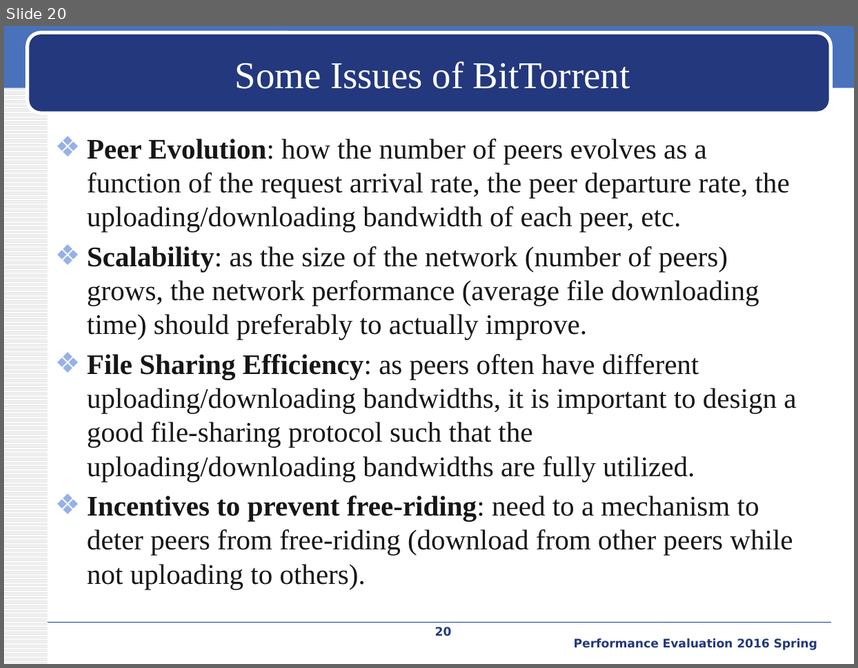
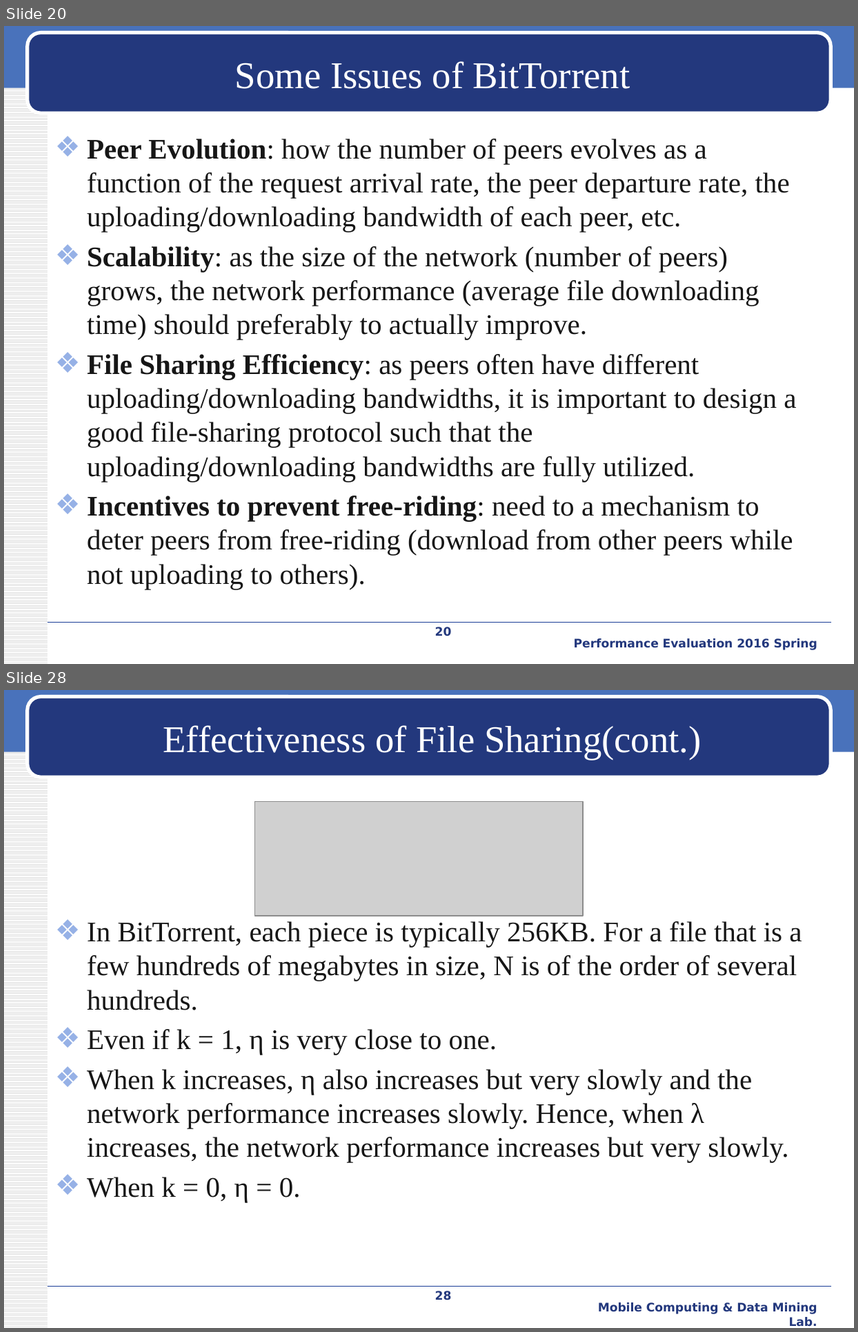
Before and after one commit to iamyuanchung/PE_104_2, a slide deck: final/BT-like-peer2peer.pptx. Shown one above the other, each under a label of ours: slide 20 before the commit, slides 20 and 28 after it; the slides between them are not shown. The pictures are 858x668 and 858x1332 pixels, drawn with LibreOffice and Linux fonts; fonts in the diff are those of the drawing; grey boxes stand for pictures; background and template pictures are left out. Boxes give left, top, right and bottom in pixels: in the first picture for what was removed or moved away, otherwise in the second. Text is boxed around its words. In the diff, an @@ line names an element or a change of style, - is before the commit and + after.

```diff
--- a/final/BT-like-peer2peer.pptx
+++ b/final/BT-like-peer2peer.pptx
@@ slide 28 added at (4, 690, 854, 1328), background #FFFFFF; not listed: 4 template elements that a slide beside it also shows @@
@@ title added at (163, 725, 702, 760), 32 pt, text #FFFFFF @@
+Effectiveness of File Sharing(cont.)
@@ picture added at (254, 801, 583, 916) @@
@@ text added at (87, 921, 802, 1202), 24 pt, text #161616 @@
+❖ In BitTorrent, each piece is typically 256KB. For a file that is a few hundreds of megabytes in size, N is of the order of several hundreds.
+❖ Even if k = 1, η is very close to one.
+❖ When k increases, η also increases but very slowly and the network performance increases slowly. Hence, when λ increases, the network performance increases but very slowly.
+❖ When k = 0, η = 0.
@@ page number added at (435, 1290, 452, 1300), 10 pt, text #23387D, bold @@
+28
@@ text added at (598, 1302, 818, 1326), 10 pt, text #23387D, bold @@
+Mobile Computing & Data Mining Lab.
```
Also in this commit, not shown: 5 slides changed, 15 other slides added.
